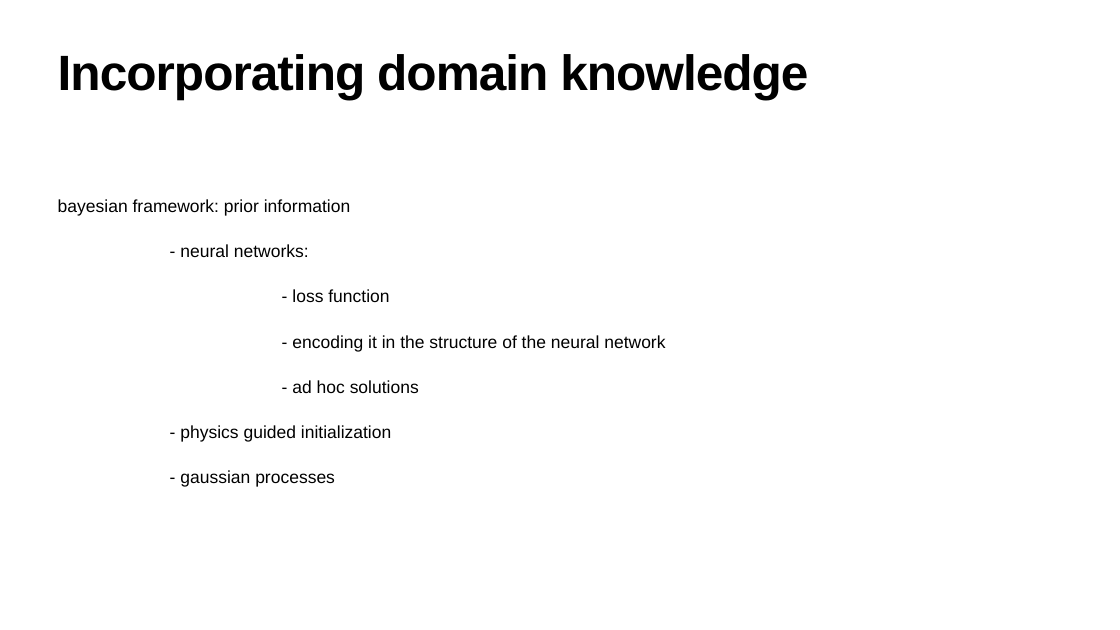
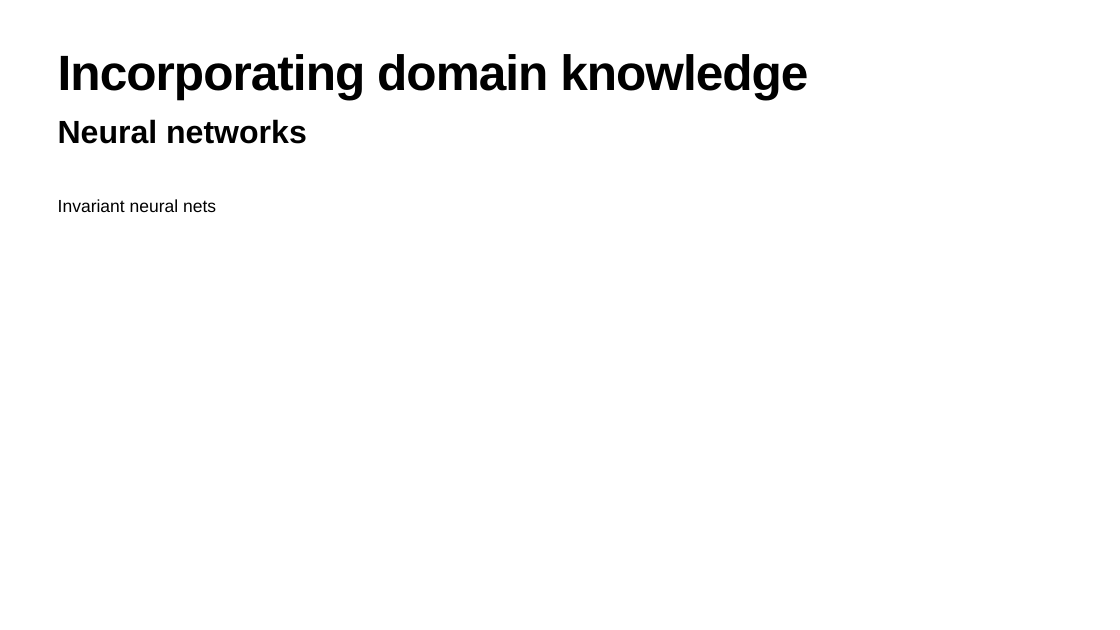
Before and after one commit to hanveiga/amld-2021-repML, a slide deck: slide 35 of slides/workshop skeleton.pptx (slide 32 before the commit). Drawn at 1120x630 pixels with LibreOffice and Linux fonts; fonts in the diff are those of the drawing. Boxes give left, top, right and bottom in pixels: in the first picture for what was removed or moved away, otherwise in the second. Text is boxed around its words. In the diff, an @@ line names an element or a change of style, - is before the commit and + after.

```diff
--- a/slides/workshop skeleton.pptx
+++ b/slides/workshop skeleton.pptx
@@ text added at [58, 119, 307, 144], 55 pt, text #000000, bold @@
+Neural networks
@@ text at [58, 199, 216, 212]: text changed @@
-bayesian framework: prior information
-- neural networks:
-- loss function
-- encoding it in the structure of the neural network
-- ad hoc solutions
-- physics guided initialization
-- gaussian processes
+Invariant neural nets
```
Also in this commit, not shown: 14 other slides changed, 15 slides added, 1 slide removed.
